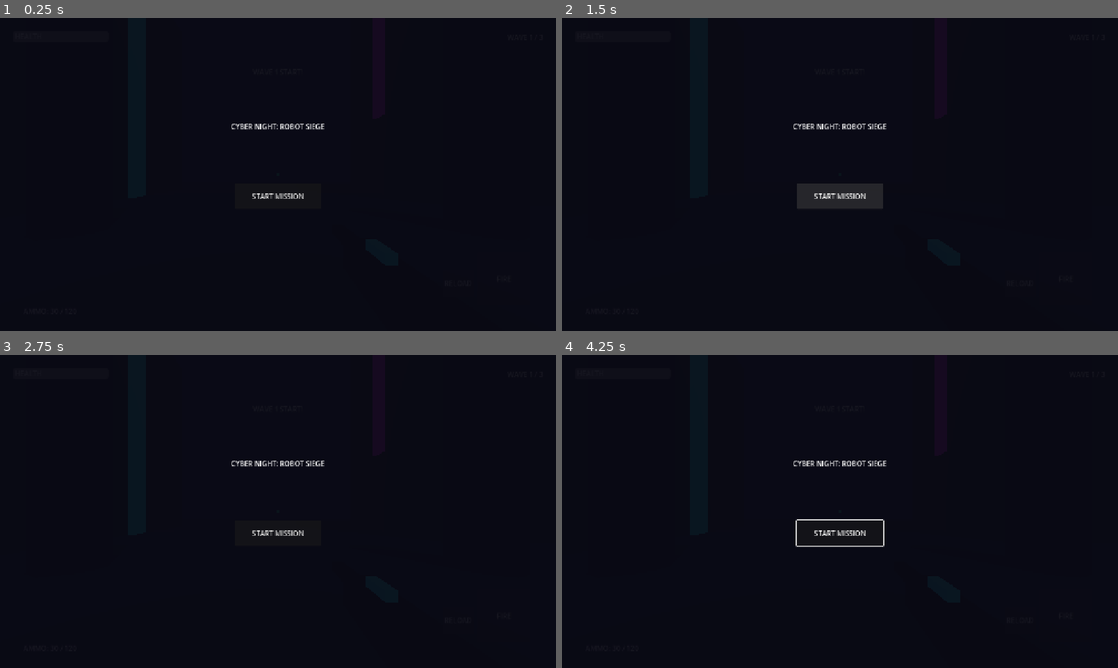
Above: before the commit, frames 1-4 (two rows, left to right).
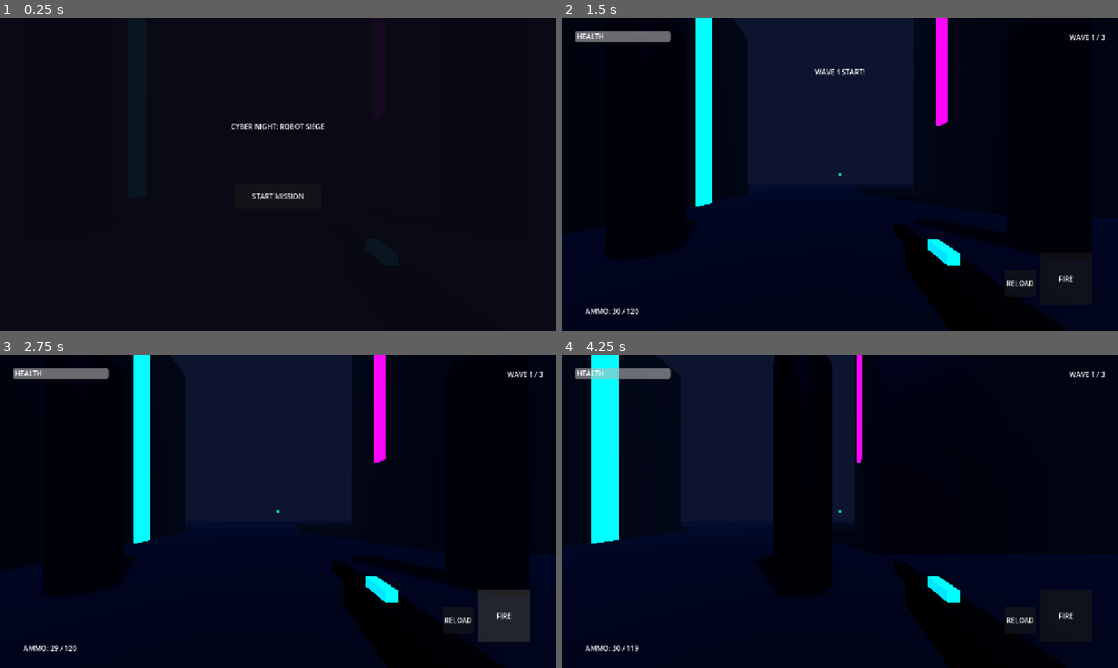
Above: after the commit, the same moments.

Repository: edem14915-cpu/NOIR-AI-GAME-STUDIO
Game: Godot game, scene res://scenes/Main.tscn
Two runs of this game, one before a commit and one after it. Both use one fixed random seed, a clock stepped at 60 frames per second and the inputs below.
Inputs (mouse positions are in pixels of both pictures, inside the frame that each line leads up to):
- Up to frame 1 (0.25 s): no input
- Up to frame 2 (1.5 s): click "START MISSION" at 0.5 s; click (840, 196) at 1.25 s, where only the run before the commit has a clickable "START MISSION"
- Up to frame 3 (2.75 s): click "FIRE" at 2 s
- Up to frame 4 (4.25 s): click "RELOAD" at 2.75 s; move the mouse to (962, 495) at 3.52 s; hold Right (ui_right) from 3.53 s (still down); click (962, 495) at 3.67 s

The runs differ from the first frame. In frame 2, 5.7% of the frame differs, in the area x 2-98%, y 0-95%; in frame 3, 5.8%; in frame 4, 9.5%.
Error before the commit: Parse Error: Expected end of statement after expression, found "Identifier" instead. (res://scripts/game_manager.gd:45)

Commit message:
NOIR AI: upload CyberNightFPS/scripts/game_manager.gd

Diff:
--- a/output/CyberNightFPS/scripts/game_manager.gd
+++ b/output/CyberNightFPS/scripts/game_manager.gd
@@ -42,7 +42,7 @@
 		return
 
 	current_wave += 1
-	switch current_wave:
+	match current_wave:
 		1:
 			enemies_remaining_to_spawn = 5
 		2:
